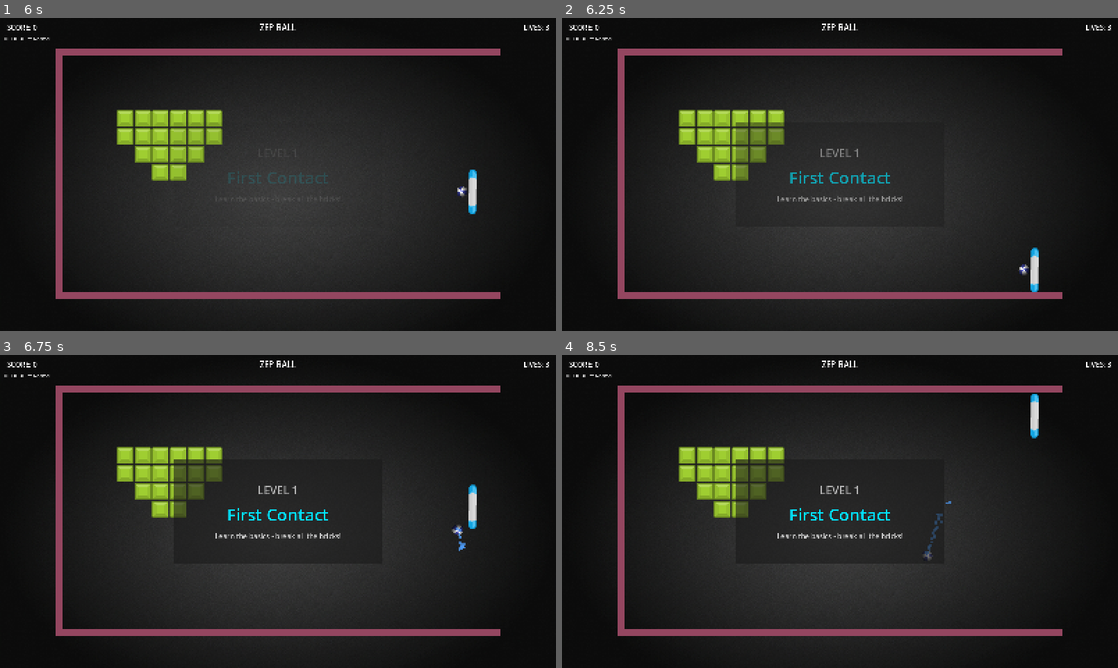
Above: before the commit, frames 1-4 (two rows, left to right).
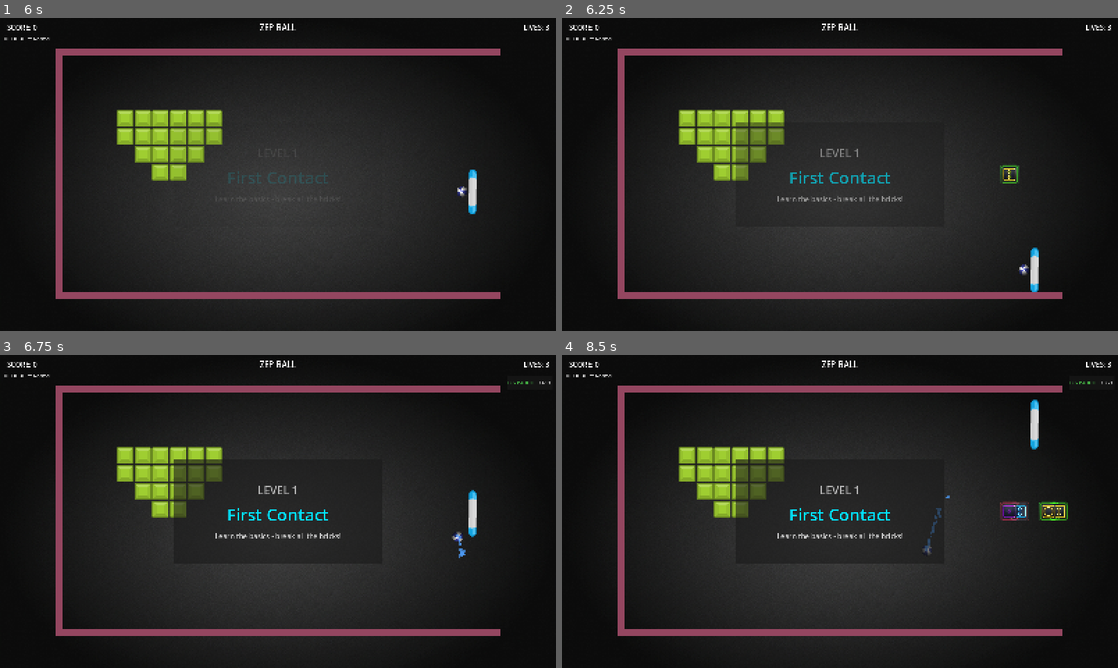
Above: after the commit, the same moments.

Repository: zepanv/zepball
Game: Godot game, scene res://scenes/ui/main_menu.tscn
The game is run twice, just before and just after one commit, with the same random seed, the same clock (stepped at 60 frames per second) and the same inputs.
Inputs (mouse positions are in pixels of both pictures, inside the frame that each line leads up to):
- Up to frame 1 (6 s): click "PLAY" at 0.5 s; click "BACK TO MENU" at 1.25 s; click "PLAY" at 2 s; tap Enter at 2.75 s; move the mouse to (250, 237) at 2.77 s; hold Up (move_up) 2.78-4.28 s; tap 2 at 2.85 s; click (250, 237) at 2.92 s; tap 3 at 3.05, 3.6 s; tap R (restart_game) at 3.5, 4.25 s; move the mouse to (444, 221) at 3.52 s; click (444, 221) at 3.67 s; tap 4 at 3.8, 4.35 s; move the mouse to (111, 127) at 4.27 s; hold Down (move_down) from 4.28 s (still down); click (111, 127) at 4.42 s; tap 5 at 4.55, 5.1 s; move the mouse to (305, 174) at 5.02 s; click (305, 174) at 5.17 s; tap 1 at 5.3, 5.85 s; move the mouse to (194, 96) at 5.77 s; click (194, 96) at 5.92 s
- Up to frame 2 (6.25 s): keep holding Down (move_down); tap 2 at 6.05 s
- Up to frame 3 (6.75 s): move the mouse to (400, 495) at 6.52 s; release Down (move_down) at 6.53 s; hold Up (move_up) from 6.53 s (still down); tap Space (launch_ball) at 6.6 s; click (400, 495) at 6.67 s
- Up to frame 4 (8.5 s): keep holding Up (move_up); tap 3 at 6.8, 8.1 s; move the mouse to (728, 527) at 7.27 s; tap 2 at 7.35 s; click (728, 527) at 7.42 s; tap 4 at 7.55 s; move the mouse to (895, 442) at 8.02 s; click (895, 442) at 8.17 s; tap 5 at 8.3 s

Frame 1 is identical in both runs. In frame 2, 0.1% of the frame differs, in the area x 78-83%, y 47-53%; in frame 3, 0.3%; in frame 4, 0.9%, in the area x 65-99%, y 8-66%.

Commit message:
feat: Expand power-ups, add ball size effects, and sync docs (2026-01-30 08:55)
Major Features:
- Power-up system expansion
  - Added Big Ball and Small Ball effects with timers
  - Power-up icons split into individual PNGs
  - Colored glow indicators for good/bad power-ups
  - Big/Small and Expand/Contract conflict resolution to base size
  - Triple-ball spawns inherit active ball size multiplier

Quality of Life:
- Debug spawn hotkeys
  - Keys 1–5 spawn power-ups in debug builds

Code Improvements:
- Ball size control helpers and safety adjustments
  - Ball radius setters and multiplier support
  - Triple-ball size propagation after spawn
  - Defensive checks against freed nodes in power-up manager

Documentation:
- Updated .agent system docs, power-up task docs, and README
- SOP commit message format updated to date/time convention

Diff:
--- a/scenes/gameplay/power_up.tscn
+++ b/scenes/gameplay/power_up.tscn
@@ -9,6 +9,10 @@
 script = ExtResource("1_powerup_script")
 margin = Vector2(4, 4)
 
+[node name="Glow" type="Sprite2D" parent="." unique_id=900217433]
+texture_filter = 1
+z_index = -1
+
 [node name="Sprite" type="Sprite2D" parent="." unique_id=1722732414]
 texture_filter = 1
 
--- a/scripts/ball.gd
+++ b/scripts/ball.gd
@@ -6,9 +6,13 @@
 
 # Ball physics constants
 const BASE_current_speed = 500.0   # Base speed (pixels/second)
+const BASE_RADIUS = 16.0
+const BASE_VISUAL_SCALE = Vector2(0.0185, 0.0185)
 const SPIN_FACTOR = 0.3         # How much paddle velocity affects ball
 const MAX_VERTICAL_ANGLE = 0.8  # Prevent pure vertical/horizontal motion
 const INITIAL_ANGLE = -45.0     # Launch angle (degrees, toward left)
+const TOP_WALL_Y = 20.0
+const BOTTOM_WALL_Y = 700.0
 
 # Dynamic speed (can be modified by power-ups)
 var current_speed: float = BASE_current_speed
@@ -25,6 +29,7 @@
 var last_position: Vector2 = Vector2.ZERO
 var stuck_threshold: float = 2.0  # seconds
 var movement_threshold: float = 30.0  # pixels
+var ball_radius: float = BASE_RADIUS
 
 # Signals
 signal ball_lost
@@ -52,6 +57,12 @@
 
 	# Direction indicator disabled for now
 	# create_direction_indicator()
+	if has_node("CollisionShape2D"):
+		var collision = $CollisionShape2D
+		if collision.shape is CircleShape2D:
+			ball_radius = collision.shape.radius
+	if has_node("Visual"):
+		$Visual.scale = BASE_VISUAL_SCALE
 
 func _physics_process(delta):
 	# Stop ball movement if level is complete or game over
@@ -219,6 +230,16 @@
 		if abs(velocity.x) < current_speed * (1.0 - MAX_VERTICAL_ANGLE):
 			velocity.x = sign(velocity.x) * current_speed * (1.0 - MAX_VERTICAL_ANGLE)
 
+		# Prevent paddle-bottom wall wedge by nudging ball upward at the boundary
+		var min_y = TOP_WALL_Y + ball_radius
+		var max_y = BOTTOM_WALL_Y - ball_radius
+		if position.y < min_y:
+			position.y = min_y
+			velocity.y = abs(velocity.y)
+		elif position.y > max_y:
+			position.y = max_y
+			velocity.y = -abs(velocity.y)
+
 		print("Ball hit paddle, velocity: ", velocity)
 
 	elif collider.is_in_group("brick"):
@@ -251,6 +272,7 @@
 		direction_indicator.visible = true
 
 	print("Ball reset to paddle")
+
 
 func apply_speed_up_effect():
 	"""Increase ball speed to 650 for 12 seconds"""
@@ -277,6 +299,40 @@
 		$Trail.color = Color(0.3, 0.6, 0.95, 0.7)  # Cyan-blue
 
 	print("Ball speed reset to ", current_speed)
+
+func apply_big_ball_effect():
+	"""Double ball size for power-up duration"""
+	_set_ball_radius(BASE_RADIUS * 2.0)
+
+func apply_small_ball_effect():
+	"""Half ball size for power-up duration"""
+	_set_ball_radius(BASE_RADIUS * 0.5)
+
+func reset_ball_size():
+	"""Reset ball to base size"""
+	_set_ball_radius(BASE_RADIUS)
+
+func get_ball_radius() -> float:
+	return ball_radius
+
+func set_ball_radius(new_radius: float):
+	_set_ball_radius(new_radius)
+
+func get_base_radius() -> float:
+	return BASE_RADIUS
+
+func set_ball_size_multiplier(multiplier: float):
+	_set_ball_radius(BASE_RADIUS * multiplier)
+
+func _set_ball_radius(new_radius: float):
+	ball_radius = new_radius
+	if has_node("CollisionShape2D"):
+		var collision = $CollisionShape2D
+		if collision.shape is CircleShape2D:
+			collision.shape.radius = new_radius
+	if has_node("Visual"):
+		var scale_factor = new_radius / BASE_RADIUS
+		$Visual.scale = BASE_VISUAL_SCALE * scale_factor
 
 func enable_collision_immunity(_duration: float = 0.5):
 	"""No longer needed - ball-to-ball collisions disabled at physics layer"""
--- a/scripts/hud.gd
+++ b/scripts/hud.gd
@@ -234,6 +234,12 @@
 		2:  # SPEED_UP
 			name_label.text = "FAST BALL"
 			name_label.modulate = Color(1.0, 0.8, 0.3)  # Yellow
+		4:  # BIG_BALL
+			name_label.text = "BIG BALL"
+			name_label.modulate = Color(0.3, 0.8, 0.3)  # Green
+		5:  # SMALL_BALL
+			name_label.text = "SMALL BALL"
+			name_label.modulate = Color(0.8, 0.3, 0.3)  # Red
 
 	name_label.add_theme_font_size_override("font_size", 14)
 	hbox.add_child(name_label)
--- a/scripts/main.gd
+++ b/scripts/main.gd
@@ -322,16 +322,31 @@
 			_hit_all_bricks()
 		elif event.keycode == KEY_1:
 			# Debug: Spawn a triple ball power-up for testing
-			print("\n### DEBUG: Spawning TRIPLE_BALL power-up ###")
-			var powerup_scene = load("res://scenes/gameplay/power_up.tscn")
-			if powerup_scene:
-				var powerup = powerup_scene.instantiate()
-				powerup.power_up_type = 3  # TRIPLE_BALL
-				powerup.position = Vector2(1100, 360)  # Near paddle
-				_on_power_up_spawned(powerup)
-				print("TRIPLE_BALL power-up spawned at position: ", powerup.position)
-			else:
-				print("ERROR: Could not load power-up scene")
+			_spawn_debug_powerup("TRIPLE_BALL", 3)
+		elif event.keycode == KEY_2:
+			# Debug: Spawn an expand power-up for testing
+			_spawn_debug_powerup("EXPAND", 0)
+		elif event.keycode == KEY_3:
+			# Debug: Spawn a contract power-up for testing
+			_spawn_debug_powerup("CONTRACT", 1)
+		elif event.keycode == KEY_4:
+			# Debug: Spawn a big ball power-up for testing
+			_spawn_debug_powerup("BIG_BALL", 4)
+		elif event.keycode == KEY_5:
+			# Debug: Spawn a small ball power-up for testing
+			_spawn_debug_powerup("SMALL_BALL", 5)
+
+func _spawn_debug_powerup(label: String, powerup_type: int):
+	print("\n### DEBUG: Spawning ", label, " power-up ###")
+	var powerup_scene = load("res://scenes/gameplay/power_up.tscn")
+	if powerup_scene:
+		var powerup = powerup_scene.instantiate()
+		powerup.power_up_type = powerup_type
+		powerup.position = Vector2(1100, 360)  # Near paddle
+		_on_power_up_spawned(powerup)
+		print(label, " power-up spawned at position: ", powerup.position)
+	else:
+		print("ERROR: Could not load power-up scene")
 
 func _hit_all_bricks():
 	"""Hit all bricks (breaks normals, strongs via double hit)"""
@@ -364,17 +379,22 @@
 	# Apply power-up effect based on type
 	match type:
 		0:  # EXPAND
-			if paddle and paddle.has_method("apply_expand_effect"):
-				paddle.apply_expand_effect()
-				PowerUpManager.apply_effect(PowerUpManager.PowerUpType.EXPAND, paddle)
+			var paddle_target = paddle if is_instance_valid(paddle) else null
+			PowerUpManager.apply_effect(PowerUpManager.PowerUpType.EXPAND, paddle_target)
 		1:  # CONTRACT
-			if paddle and paddle.has_method("apply_contract_effect"):
-				paddle.apply_contract_effect()
-				PowerUpManager.apply_effect(PowerUpManager.PowerUpType.CONTRACT, paddle)
+			var paddle_target = paddle if is_instance_valid(paddle) else null
+			PowerUpManager.apply_effect(PowerUpManager.PowerUpType.CONTRACT, paddle_target)
 		2:  # SPEED_UP
-			if ball and ball.has_method("apply_speed_up_effect"):
-				ball.apply_speed_up_effect()
-				PowerUpManager.apply_effect(PowerUpManager.PowerUpType.SPEED_UP, ball)
+			var ball_target = ball if is_instance_valid(ball) else null
+			if ball_target and ball_target.has_method("apply_speed_up_effect"):
+				ball_target.apply_speed_up_effect()
+			PowerUpManager.apply_effect(PowerUpManager.PowerUpType.SPEED_UP, ball_target)
+		4:  # BIG_BALL
+			var ball_target = ball if is_instance_valid(ball) else null
+			PowerUpManager.apply_effect(PowerUpManager.PowerUpType.BIG_BALL, ball_target)
+		5:  # SMALL_BALL
+			var ball_target = ball if is_instance_valid(ball) else null
+			PowerUpManager.apply_effect(PowerUpManager.PowerUpType.SMALL_BALL, ball_target)
 		3:  # TRIPLE_BALL
 			# Defer spawning to avoid physics query conflict during collision callback
 			call_deferred("spawn_additional_balls_with_retry", 3)  # Try up to 3 times
@@ -533,6 +553,9 @@
 
 		# Add to scene
 		play_area.add_child(new_ball)
+		if PowerUpManager and new_ball.has_method("set_ball_size_multiplier"):
+			var size_multiplier = PowerUpManager.get_ball_size_multiplier()
+			new_ball.call_deferred("set_ball_size_multiplier", size_multiplier)
 
 		# Enable collision immunity to prevent spawn collision issues
 		if new_ball.has_method("enable_collision_immunity"):
--- a/scripts/paddle.gd
+++ b/scripts/paddle.gd
@@ -65,10 +65,8 @@
 		last_mouse_y = mouse_y
 
 		if mouse_moved:
-			# Subtract offset to center paddle on mouse cursor (compensate for visual offset)
-			# The paddle visual appears below its position, so we move it up
-			var mouse_y_adjusted = mouse_y - half_height
-			var target_y = clamp(mouse_y_adjusted, min_y, max_y)
+			# Center paddle on mouse cursor within bounds
+			var target_y = clamp(mouse_y, min_y, max_y)
 
 			# Apply sensitivity: lerp toward target faster/slower based on sensitivity
 			# Higher sensitivity = faster response (less lerp smoothing)
@@ -112,6 +110,11 @@
 func set_paddle_height(new_height: float):
 	"""Change paddle height with animation"""
 	current_height = new_height
+	# Ensure paddle stays within dynamic bounds after size change
+	var half_height = current_height / 2.0
+	var min_y = WALL_TOP_Y + half_height
+	var max_y = WALL_BOTTOM_Y - half_height
+	position.y = clamp(position.y, min_y, max_y)
 
 	# Update visual if it exists (Sprite2D rotated 90°, so scale X for height)
 	if has_node("Visual"):
--- a/scripts/power_up.gd
+++ b/scripts/power_up.gd
@@ -8,18 +8,22 @@
 	EXPAND,      # Big paddle (height 120 → 180, 15s)
 	CONTRACT,    # Small paddle (height 120 → 80, 10s)
 	SPEED_UP,    # Faster ball (speed 500 → 650, 12s)
-	TRIPLE_BALL  # Spawn 2 additional balls
+	TRIPLE_BALL,  # Spawn 2 additional balls
+	BIG_BALL,     # Double ball size
+	SMALL_BALL    # Half ball size
 }
 
 # Configuration
 @export var power_up_type: PowerUpType = PowerUpType.EXPAND
 @export var move_speed: float = 150.0  # Pixels per second (horizontal)
 
-@export_group("Sprite Atlas Settings")
-@export var atlas_texture: Texture2D = preload("res://assets/graphics/powerups/powerups-transparent.png")
-@export var cell_size: Vector2 = Vector2(200, 200) # Increased size to capture full icon
-@export var spacing: Vector2 = Vector2(16, 56)     # Reduced vertical spacing to fix row 3 offset
-@export var margin: Vector2 = Vector2(10, 10)      # Increased margin to center row 0
+@export_group("Power-up Textures")
+@export var expand_texture: Texture2D = preload("res://assets/graphics/powerups/expand.png")
+@export var contract_texture: Texture2D = preload("res://assets/graphics/powerups/contract.png")
+@export var speed_up_texture: Texture2D = preload("res://assets/graphics/powerups/speed_up.png")
+@export var triple_ball_texture: Texture2D = preload("res://assets/graphics/powerups/triple_ball.png")
+@export var big_ball_texture: Texture2D = preload("res://assets/graphics/powerups/big_ball.png")
+@export var small_ball_texture: Texture2D = preload("res://assets/graphics/powerups/small_ball.png")
 
 # Signals
 signal collected(type: PowerUpType)
@@ -52,50 +56,51 @@
 		return
 
 	var sprite = $Sprite
-
-	if not atlas_texture:
-		print("ERROR: No powerup texture loaded")
-		return
-
-	# Map power-up types to sprite positions
-	var atlas_row = 0
-	var atlas_col = 0
+	var texture: Texture2D = null
 
 	match power_up_type:
 		PowerUpType.EXPAND:
-			atlas_row = 3
-			atlas_col = 3  # Arrow up / expand icon
+			texture = expand_texture
 		PowerUpType.CONTRACT:
-			atlas_row = 3
-			atlas_col = 4  # Arrow down / shrink icon
+			texture = contract_texture
 		PowerUpType.SPEED_UP:
-			atlas_row = 0
-			atlas_col = 0  # Lightning / speed icon
+			texture = speed_up_texture
 		PowerUpType.TRIPLE_BALL:
-			atlas_row = 3
-			atlas_col = 2  # Multi-ball icon
+			texture = triple_ball_texture
+		PowerUpType.BIG_BALL:
+			texture = big_ball_texture
+		PowerUpType.SMALL_BALL:
+			texture = small_ball_texture
 
-	# Create atlas texture
-	var atlas = AtlasTexture.new()
-	atlas.atlas = atlas_texture
+	if not texture:
+		print("ERROR: No powerup texture loaded for type: ", PowerUpType.keys()[power_up_type])
+		return
 
-	# Calculate region with margin and spacing
-	var region_x = margin.x + atlas_col * (cell_size.x + spacing.x)
-	var region_y = margin.y + atlas_row * (cell_size.y + spacing.y)
-
-	atlas.region = Rect2(
-		region_x,
-		region_y,
-		cell_size.x,
-		cell_size.y
-	)
-
-	sprite.texture = atlas
+	sprite.texture = texture
 
 	# Scale to reasonable size (40×40 pixels)
-	# Use the actual cell size for scaling ratio
-	var scale_factor = 40.0 / cell_size.x
-	sprite.scale = Vector2(scale_factor, scale_factor)
+	var texture_size = texture.get_size()
+	if texture_size.x > 0 and texture_size.y > 0:
+		var scale_factor = 40.0 / max(texture_size.x, texture_size.y)
+		sprite.scale = Vector2(scale_factor, scale_factor)
+
+	if has_node("Glow"):
+		var glow = $Glow
+		glow.texture = texture
+		glow.scale = sprite.scale * 1.4
+
+		var glow_color = Color(0.2, 1.0, 0.2, 0.6)
+		match power_up_type:
+			PowerUpType.EXPAND, PowerUpType.TRIPLE_BALL, PowerUpType.BIG_BALL:
+				glow_color = Color(0.2, 1.0, 0.2, 0.6)
+			PowerUpType.CONTRACT, PowerUpType.SPEED_UP, PowerUpType.SMALL_BALL:
+				glow_color = Color(1.0, 0.25, 0.25, 0.6)
+
+		glow.modulate = glow_color
+
+		var glow_material = CanvasItemMaterial.new()
+		glow_material.blend_mode = CanvasItemMaterial.BLEND_MODE_ADD
+		glow.material = glow_material
 
 func _on_body_entered(body):
 	"""Detect collision with paddle"""
--- a/scripts/power_up_manager.gd
+++ b/scripts/power_up_manager.gd
@@ -8,7 +8,9 @@
 	EXPAND,
 	CONTRACT,
 	SPEED_UP,
-	TRIPLE_BALL
+	TRIPLE_BALL,
+	BIG_BALL,
+	SMALL_BALL
 }
 
 # Active effects with their remaining time
@@ -20,7 +22,9 @@
 	PowerUpType.EXPAND: 15.0,
 	PowerUpType.CONTRACT: 10.0,
 	PowerUpType.SPEED_UP: 12.0,
-	PowerUpType.TRIPLE_BALL: 0.0  # Permanent (doesn't expire)
+	PowerUpType.TRIPLE_BALL: 0.0,  # Permanent (doesn't expire)
+	PowerUpType.BIG_BALL: 12.0,
+	PowerUpType.SMALL_BALL: 12.0
 }
 
 # Signals
@@ -40,6 +44,8 @@
 func apply_effect(type: PowerUpType, target_node: Node):
 	"""Apply a power-up effect with timer"""
 	var duration = EFFECT_DURATIONS.get(type, 0.0)
+	if target_node and not is_instance_valid(target_node):
+		target_node = null
 
 	# If effect already active, refresh timer
 	if active_effects.has(type):
@@ -55,6 +61,11 @@
 
 	effect_applied.emit(type)
 
+	if type == PowerUpType.EXPAND or type == PowerUpType.CONTRACT:
+		_update_paddle_size(target_node)
+	elif type == PowerUpType.BIG_BALL or type == PowerUpType.SMALL_BALL:
+		_update_ball_size(target_node)
+
 func remove_effect(type: PowerUpType):
 	"""Remove an active effect and reset to default"""
 	if not active_effects.has(type):
@@ -66,17 +77,114 @@
 	# Reset based on type
 	match type:
 		PowerUpType.EXPAND, PowerUpType.CONTRACT:
-			if target and target.has_method("reset_paddle_height"):
-				target.reset_paddle_height()
+			active_effects.erase(type)
+			var paddle_target = _get_paddle_target()
+			_update_paddle_size(paddle_target)
+			effect_expired.emit(type)
+			print("Power-up expired: ", PowerUpType.keys()[type])
+			return
 		PowerUpType.SPEED_UP:
 			if target and target.has_method("reset_ball_speed"):
 				target.reset_ball_speed()
+		PowerUpType.BIG_BALL, PowerUpType.SMALL_BALL:
+			active_effects.erase(type)
+			var ball_target = _get_ball_target()
+			_update_ball_size(ball_target)
+			effect_expired.emit(type)
+			print("Power-up expired: ", PowerUpType.keys()[type])
+			return
 
 	# Remove from active effects
 	active_effects.erase(type)
 
 	effect_expired.emit(type)
 	print("Power-up expired: ", PowerUpType.keys()[type])
+
+func _get_paddle_target() -> Node:
+	if active_effects.has(PowerUpType.EXPAND):
+		return active_effects[PowerUpType.EXPAND].target_node
+	if active_effects.has(PowerUpType.CONTRACT):
+		return active_effects[PowerUpType.CONTRACT].target_node
+	return get_tree().get_first_node_in_group("paddle")
+
+func _update_paddle_size(target_node: Node):
+	if not target_node:
+		target_node = _get_paddle_target()
+	if not target_node:
+		return
+
+	var has_expand = active_effects.has(PowerUpType.EXPAND)
+	var has_contract = active_effects.has(PowerUpType.CONTRACT)
+
+	if has_expand and has_contract:
+		if target_node.has_method("reset_paddle_height"):
+			target_node.reset_paddle_height()
+		return
+
+	if has_expand:
+		if target_node.has_method("apply_expand_effect"):
+			target_node.apply_expand_effect()
+	elif has_contract:
+		if target_node.has_method("apply_contract_effect"):
+			target_node.apply_contract_effect()
+	else:
+		if target_node.has_method("reset_paddle_height"):
+			target_node.reset_paddle_height()
+
+func _get_ball_target() -> Node:
+	var big_target = _get_effect_target(PowerUpType.BIG_BALL)
+	if big_target:
+		return big_target
+	var small_target = _get_effect_target(PowerUpType.SMALL_BALL)
+	if small_target:
+		return small_target
+	var fallback = get_tree().get_first_node_in_group("ball")
+	if is_instance_valid(fallback):
+		return fallback
+	return null
+
+func _update_ball_size(target_node: Node):
+	if not target_node:
+		target_node = _get_ball_target()
+	if not target_node:
+		return
+
+	var has_big = active_effects.has(PowerUpType.BIG_BALL)
+	var has_small = active_effects.has(PowerUpType.SMALL_BALL)
+
+	if has_big and has_small:
+		if target_node.has_method("reset_ball_size"):
+			target_node.reset_ball_size()
+		return
+
+	if has_big:
+		if target_node.has_method("apply_big_ball_effect"):
+			target_node.apply_big_ball_effect()
+	elif has_small:
+		if target_node.has_method("apply_small_ball_effect"):
+			target_node.apply_small_ball_effect()
+	else:
+		if target_node.has_method("reset_ball_size"):
+			target_node.reset_ball_size()
+
+func _get_effect_target(effect_type: int) -> Node:
+	if active_effects.has(effect_type):
+		var target = active_effects[effect_type].target_node
+		if is_instance_valid(target):
+			return target
+		active_effects[effect_type].target_node = null
+	return null
+
+func get_ball_size_multiplier() -> float:
+	var has_big = active_effects.has(PowerUpType.BIG_BALL)
+	var has_small = active_effects.has(PowerUpType.SMALL_BALL)
+	if has_big and has_small:
+		return 1.0
+	if has_big:
+		return 2.0
+	if has_small:
+		return 0.5
+	return 1.0
 
 func get_active_effects() -> Array:
 	"""Get list of currently active power-up types"""
Binary file added: assets/graphics/powerups/air_ball.png
Binary file added: assets/graphics/powerups/attract.png
Binary file added: assets/graphics/powerups/big_ball.png
Binary file added: assets/graphics/powerups/bine.png
Binary file added: assets/graphics/powerups/block.png
Binary file added: assets/graphics/powerups/bomb.png
Binary file added: assets/graphics/powerups/bomb_ball.png
Binary file added: assets/graphics/powerups/brick_through.png
Binary file added: assets/graphics/powerups/contract.png
Binary file added: assets/graphics/powerups/double_score.png
Binary file added: assets/graphics/powerups/expand.png
Binary file added: assets/graphics/powerups/extra_life.png
(and 16 more such lines)
